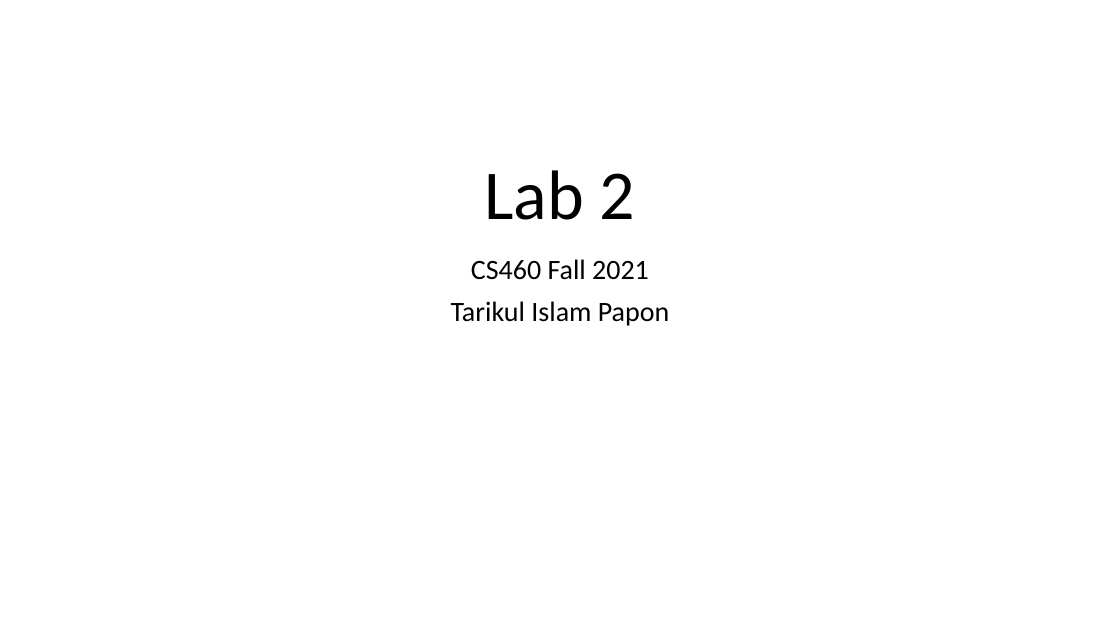
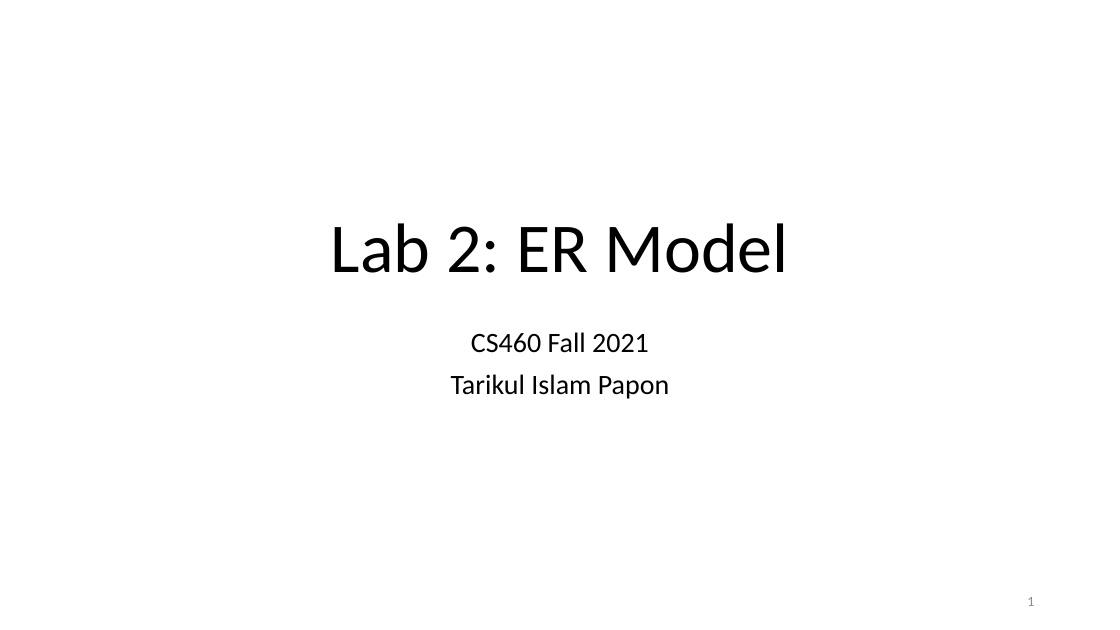
Before and after one commit to BU-DiSC/CS460-Fall2021, a slide deck: slide 1 of labs/lab2.pptx. Drawn at 1120x630 pixels with LibreOffice and Linux fonts; fonts in the diff are those of the drawing. Boxes give left, top, right and bottom in pixels: in the first picture for what was removed or moved away, otherwise in the second. Text is boxed around its words. In the diff, an @@ line names an element or a change of style, - is before the commit and + after.

Commit message:
lab2 slides added

```diff
--- a/labs/lab2.pptx
+++ b/labs/lab2.pptx
@@ title at (x1=331, y1=223, x2=788, y2=273): text changed @@
-Lab 2
+Lab 2: ER Model
@@ subtitle "CS460 Fall 2021" moved from (x1=451, y1=259, x2=669, y2=326) to (x1=451, y1=332, x2=669, y2=399) @@
@@ page number added at (x1=1027, y1=597, x2=1034, y2=606), 12 pt, text #8C8C8C @@
+1
```
Also in this commit, not shown: 7 slides added, 2 other files.
